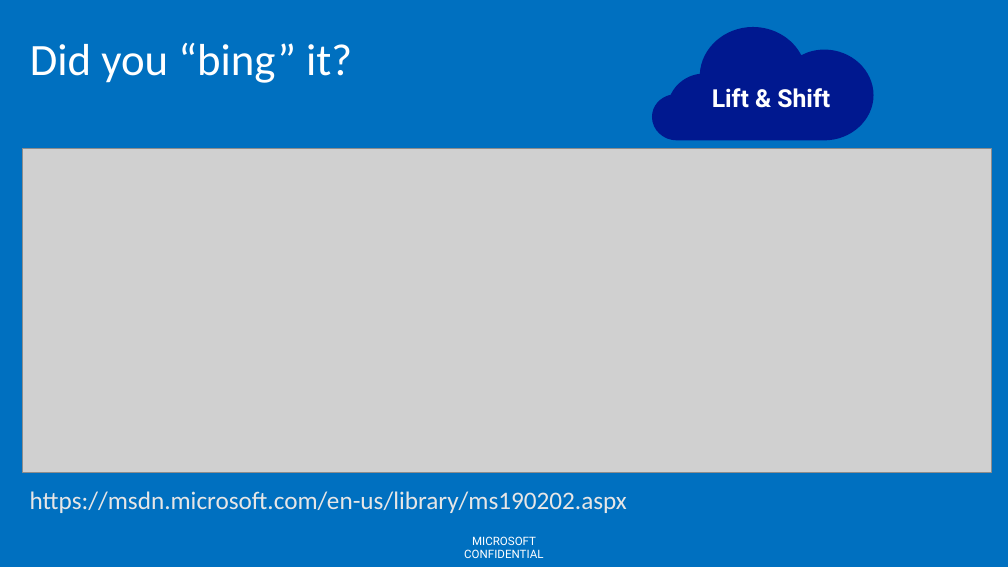
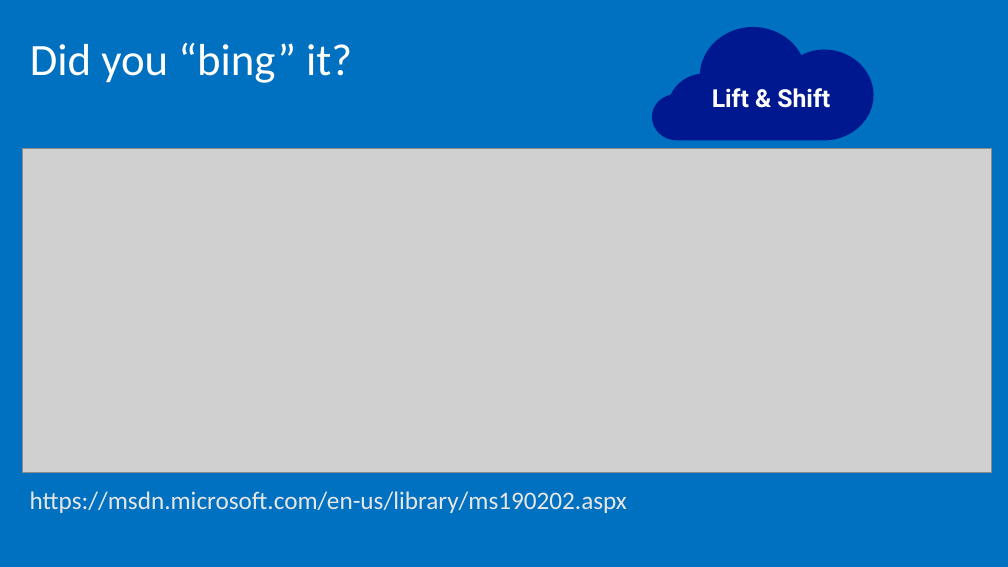
Before and after one commit to AzureCAT-GSI/SAP-on-Azure, a slide deck: slide 15 of SAP-on-Azure-Workshop-multi-day-/Presentations/Lift_and_Shift_CaseStudy.pptx. Drawn at 1008x567 pixels with LibreOffice and Linux fonts; fonts in the diff are those of the drawing; grey boxes stand for pictures; background and template pictures are left out. Boxes give left, top, right and bottom in pixels: in the first picture for what was removed or moved away, otherwise in the second. Text is boxed around its words. In the diff, an @@ line names an element or a change of style, - is before the commit and + after.

```diff
--- a/SAP-on-Azure-Workshop-multi-day-/Presentations/Lift_and_Shift_CaseStudy.pptx
+++ b/SAP-on-Azure-Workshop-multi-day-/Presentations/Lift_and_Shift_CaseStudy.pptx
@@ text removed at <box>464,536,543,558</box> @@
-MICROSOFT CONFIDENTIAL
```
Also in this commit, not shown: 24 other slides changed, 8 other files.
